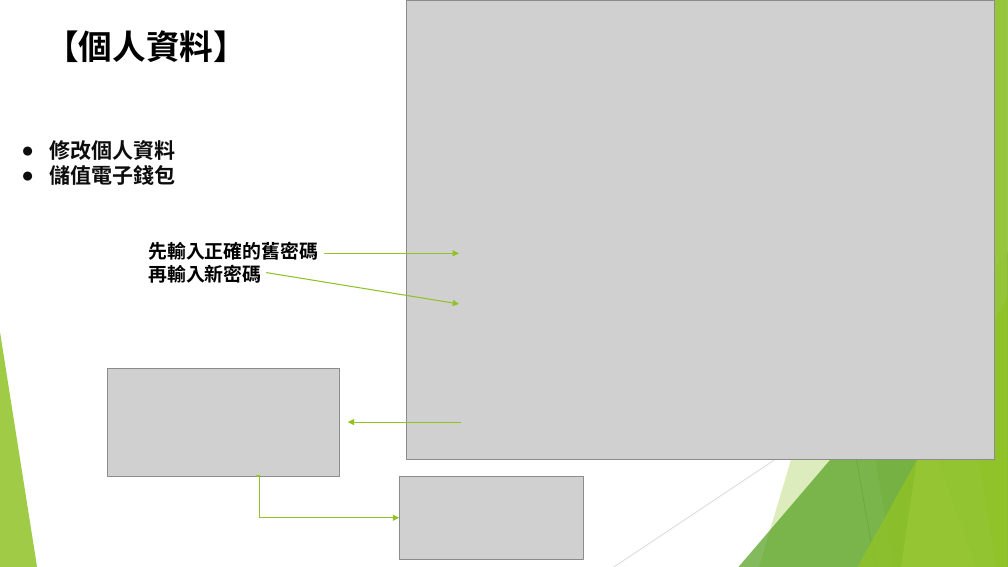
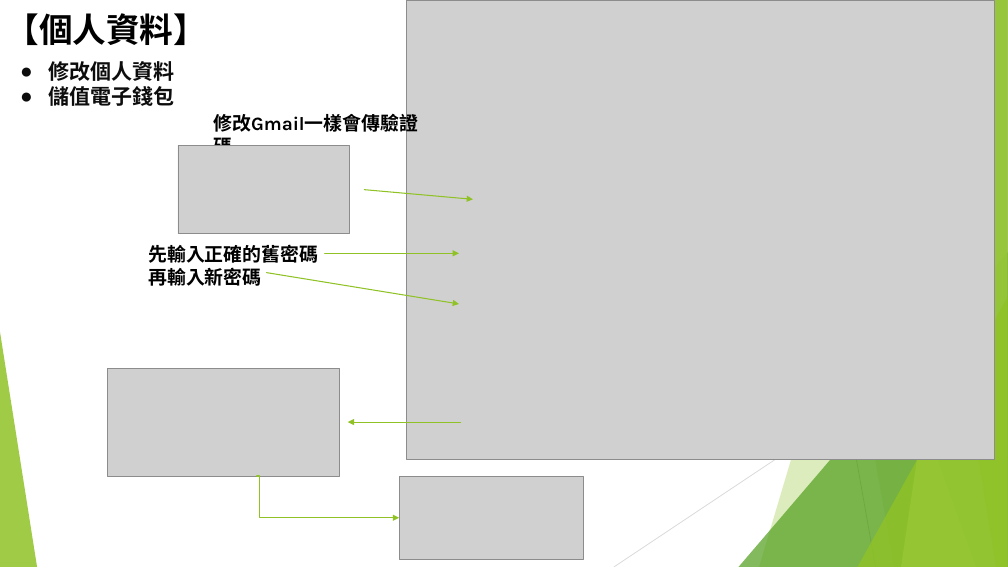
Before and after one commit to eric888fc/Work3Project, a slide deck: slide 9 of 外送平台系統操作手冊.pptx. Drawn at 1008x567 pixels with LibreOffice and Linux fonts; fonts in the diff are those of the drawing; grey boxes stand for pictures. Boxes give left, top, right and bottom in pixels: in the first picture for what was removed or moved away, otherwise in the second. Text is boxed around its words. In the diff, an @@ line names an element or a change of style, - is before the commit and + after.

```diff
--- a/外送平台系統操作手冊.pptx
+++ b/外送平台系統操作手冊.pptx
@@ text "【個人資料】": place and size @@
-text "【個人資料】" at box(45, 30, 247, 62)
+text "【個人資料】" at box(5, 13, 207, 45)
@@ text "修改個人資料": place and size @@
-text "修改個人資料" at box(50, 140, 176, 185)
+text "修改個人資料" at box(48, 61, 174, 106)
@@ text added at box(213, 111, 418, 136), 18 pt, text #000000, bold @@
+修改Gmail一樣會傳驗證碼
@@ picture added at box(178, 145, 349, 234) @@
@@ arrow added from (364, 190) to (473, 200), #90C226 1 pt @@
```
